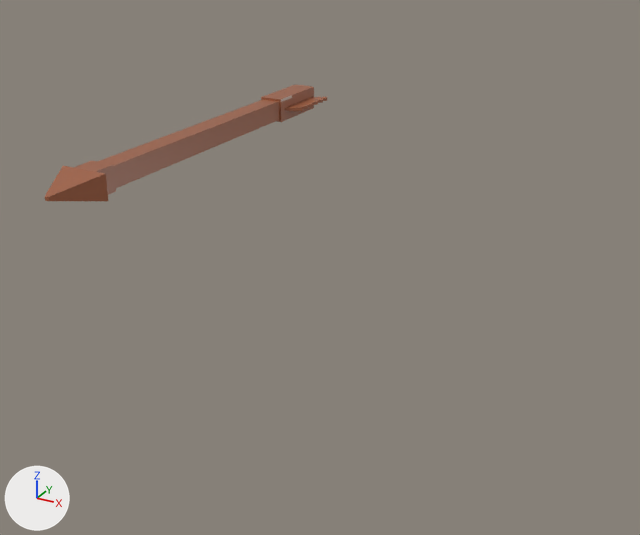
The Blender file BlenderMesh/Tower2.blend: old version first, new version second.
Before and after are seen from a 50 mm lens placed at (2.21, -4.34, 2.98), pointed at (0.13, -0.57, 1.1). Every picture has the same lights, and +X, +Y and +Z are marked at lower left.

The older version as bpy lines, for what is in view:
```python
me_cube_005 = bpy.data.meshes.new('Cube.005')
me_cube_005.from_pydata(...)  # 51 vertices, 36 faces; spans x -0.3..0.3, y -1.18..1.04, z -1.62..0.32
me_cube_005.materials.append(mat_material)  # picture img_tower_2
me_cube_008 = bpy.data.meshes.new('Cube.008')
me_cube_008.from_pydata(...)  # 108 vertices, 104 faces; spans x -1.4..1.4, y -0.17..0.56, z -0.17..0.17
me_cube_008.materials.append(mat_material)  # picture img_tower_2
me_cube_012 = bpy.data.meshes.new('Cube.012')
me_cube_012.from_pydata(...)  # 180 vertices, 174 faces; spans x -0.86..0.94, y -0.13..0.13, z -0.05..0.05
me_cube_012.materials.append(mat_material)  # picture img_tower_2
me_cylinder_005 = bpy.data.meshes.new('Cylinder.005')
me_cylinder_005.from_pydata(...)  # 84 vertices, 72 faces; spans x -0.96..0.96, y -0.56..0.45, z -1.19..1.19
me_cylinder_005.materials.append(mat_material)  # picture img_tower_2
ob_cube = bpy.data.objects.new('Cube', me_cube_005)
ob_cube.location = (0.002, -0.068, 1.809)
ob_cube.rotation_euler = (0.0, 0.0, -6.283)  # degrees (0, 0, -360)
ob_cube.hide_set(True)
ob_cube_001 = bpy.data.objects.new('Cube.001', me_cube_008)
ob_cube_001.location = (0.002, -1.018, 1.974)
ob_cube_001.hide_set(True)
ob_cube_002 = bpy.data.objects.new('Cube.002', me_cube_012)
ob_cube_002.location = (0.002, -1.404, 1.979)
ob_cube_002.rotation_euler = (0.0, 0.0, 1.571)  # degrees (0, 0, 90)
ob_cylinder_001 = bpy.data.objects.new('Cylinder.001', me_cylinder_005)
ob_cylinder_001.location = (0.002, 0.011, 0.458)
ob_cylinder_001.rotation_euler = (-1.571, 0.0, -4.712)  # degrees (-90, 0, -270)
ob_cylinder_001.hide_set(True)
```
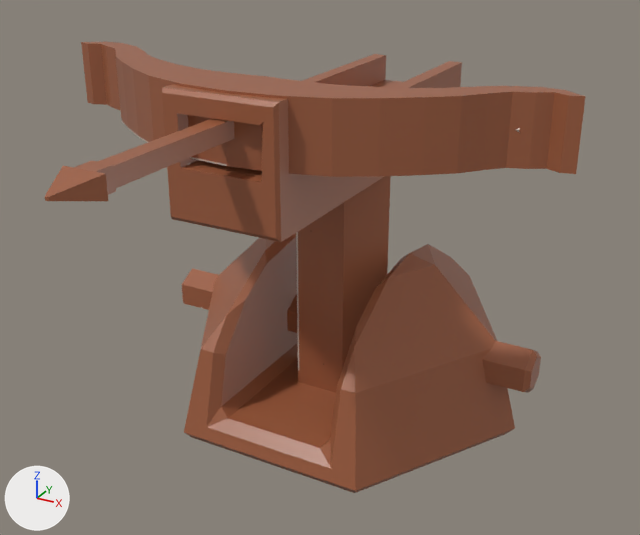
What differs and where, as boxes [x1, y1, x2, y2] in the pictures (640 x 535 px):
'Cylinder.001', shown (brown)
    after: [181, 233, 541, 493]
'Cube.001', shown (brown)
    after: [81, 42, 585, 177]
'Cube', shown (brown)
    after: [162, 54, 462, 393]

Patch to the scene script:
```diff
--- a/BlenderMesh/Tower2.blend.py
+++ b/BlenderMesh/Tower2.blend.py
@@ ob_cube @@
 ob_cube.rotation_euler = (0.0, 0.0, -6.283)  # degrees (0, 0, -360)
-ob_cube.hide_set(True)
@@ ob_cube_001 @@
 ob_cube_001.location = (0.002, -1.018, 1.974)
-ob_cube_001.hide_set(True)
@@ ob_cylinder_001 @@
 ob_cylinder_001.rotation_euler = (-1.571, 0.0, -4.712)  # degrees (-90, 0, -270)
-ob_cylinder_001.hide_set(True)
```
